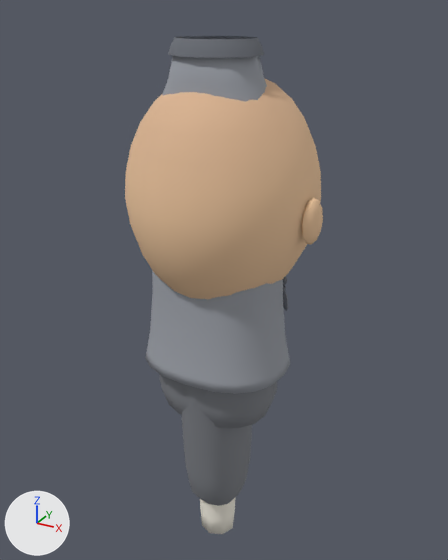
A saved change to the glTF model packages/client/assets/monk/monk.glb.
One viewpoint serves both versions: a camera (50 mm lens) standing at (0.431, -0.762, 0.433) and looking at (-0.011, 0.043, 0.03). The lights are fixed; the arrows at lower left show +X, +Y and +Z. The picture after the commit comes second. Vertices at exactly the same position are counted once.

Before the edit, the objects in view are built like this:
```python
me_head_mesh = bpy.data.meshes.new('head_mesh')
me_head_mesh.from_pydata(...)  # 362 vertices, 688 faces; spans x -0.156..0.156, y -0.129..0.174, z -0.025..0.355
me_head_mesh.materials.append(mat_monk_skin)
me_leg_mesh = bpy.data.meshes.new('leg_mesh')
me_leg_mesh.from_pydata(...)  # 91 vertices, 168 faces; spans x -0.041..0.041, y -0.041..0.041, z -0.44..-0.008
# faces by material slot: [112, 56]
me_leg_mesh.materials.append(mat_monk_sock)
me_leg_mesh.materials.append(mat_monk_skin)
me_torso_mesh = bpy.data.meshes.new('torso_mesh')
me_torso_mesh.from_pydata(...)  # 202 vertices, 400 faces; spans x -0.118..0.118, y -0.096..0.096, z -0.086..0.387
me_torso_mesh.materials.append(mat_monk_jacket)
me_trim_mesh = bpy.data.meshes.new('trim_mesh')
me_trim_mesh.from_pydata(...)  # 165 vertices, 240 faces; spans x -0.066..0.101, y -0.058..0.072, z -0.005..0.396
# faces by material slot: [224, 16]
me_trim_mesh.materials.append(mat_monk_seam)
me_trim_mesh.materials.append(mat_monk_cream)
me_trousers_mesh = bpy.data.meshes.new('trousers_mesh')
me_trousers_mesh.from_pydata(...)  # 97 vertices, 180 faces; spans x -0.054..0.054, y -0.085..0.085, z -0.366..0.012
me_trousers_mesh.materials.append(mat_monk_trousers)
ob_head = bpy.data.objects.new('head', me_head_mesh)
ob_head.location = (0.0, 0.0, 0.0)
ob_leg = bpy.data.objects.new('leg', me_leg_mesh)
ob_leg.location = (0.0, 0.0, 0.0)
ob_torso = bpy.data.objects.new('torso', me_torso_mesh)
ob_torso.location = (0.0, 0.0, 0.0)
ob_trim = bpy.data.objects.new('trim', me_trim_mesh)
ob_trim.location = (0.0, 0.0, 0.0)
ob_trousers = bpy.data.objects.new('trousers', me_trousers_mesh)
ob_trousers.location = (0.0, 0.0, 0.0)
# also in view: 'pelvis' at (0.0, 0.0, -0.079)
```
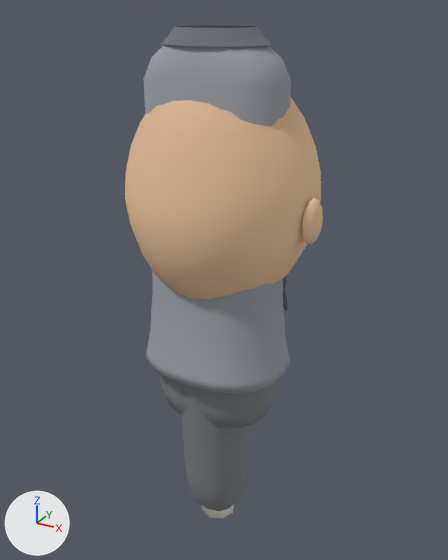
Location of each change, [x1, y1, x2, y2] in pixels of the pictures (448 x 560 px; the box of a moved part takes in the faces that stretch with it):
'torso', reshaped: before [145, 56, 291, 394]; after [143, 44, 291, 394]
'trousers', reshaped: before [182, 384, 252, 506]; after [182, 384, 252, 511]
'trim', reshaped: before [168, 36, 288, 311]; after [161, 26, 288, 311]
'leg', reshaped (mostly hidden afterwards): before [200, 497, 236, 534]; after [201, 504, 234, 519]
part 1 of me_leg_mesh, moved or reshaped: before [201, 510, 235, 534]; after [201, 504, 234, 519]
part 2 of me_leg_mesh, moved or reshaped (not visible afterwards): before [200, 497, 236, 521]
part 3 of me_torso_mesh, moved or reshaped: before [162, 56, 267, 102]; after [143, 44, 291, 126]
part 4 of me_trim_mesh, moved or reshaped: before [168, 36, 264, 58]; after [161, 26, 272, 47]
part 5 of me_trousers_mesh, moved or reshaped: before [186, 459, 250, 506]; after [185, 464, 250, 511]

The change, as a diff of the scene's bpy script:
```diff
--- a/packages/client/assets/monk/monk.glb.py
+++ b/packages/client/assets/monk/monk.glb.py
@@ me_leg_mesh @@
 # used by ob_leg; location = (0.0, 0.0, 0.0)
-me_leg_mesh.from_pydata(...)  # 91 vertices, 168 faces; spans x -0.041..0.041, y -0.041..0.041, z -0.44..-0.008
+me_leg_mesh.from_pydata(...)  # 91 vertices, 168 faces; spans x -0.041..0.041, y -0.041..0.041, z -0.403..-0.008
+# me_leg_mesh part 1: all 9 vertices in x -0.031..0.031, y -0.031..0.031, z -0.44 are moved by (0.0, 0.0, 0.037)
+# me_leg_mesh part 2: all 65 vertices in x -0.041..0.041, y -0.041..0.041, z -0.406..-0.186 are moved by (0.0, 0.0, 0.041)
 me_leg_mesh.materials.append(mat_monk_sock)
@@ me_torso_mesh @@
 # used by ob_torso; location = (0.0, 0.0, 0.0)
-me_torso_mesh.from_pydata(...)  # 202 vertices, 400 faces; spans x -0.118..0.118, y -0.096..0.096, z -0.086..0.387
+me_torso_mesh.from_pydata(...)  # 202 vertices, 400 faces; spans x -0.118..0.118, y -0.096..0.096, z -0.086..0.401
+# me_torso_mesh part 3: 81 of 202 vertices moved; they spanned x -0.101..0.101, y -0.066..0.066, z 0.252..0.387 and now span x -0.101..0.101, y -0.066..0.066, z 0.344..0.401; mean shift (0.0, 0.0, 0.054); largest move (0.101, 0.0, 0.252) -> (0.101, 0.0, 0.344)
 me_torso_mesh.materials.append(mat_monk_jacket)
@@ me_trim_mesh @@
 # used by ob_trim; location = (0.0, 0.0, 0.0)
-me_trim_mesh.from_pydata(...)  # 165 vertices, 240 faces; spans x -0.066..0.101, y -0.058..0.072, z -0.005..0.396
+me_trim_mesh.from_pydata(...)  # 165 vertices, 240 faces; spans x -0.077..0.101, y -0.062..0.071, z -0.005..0.41
+# me_trim_mesh part 4: 96 of 165 vertices moved; they spanned x -0.066..0.073, y -0.058..0.072, z 0.097..0.396 and now span x -0.077..0.077, y -0.062..0.071, z 0.098..0.41; mean shift (-0.001, 0.0, 0.027); largest move (0.008, 0.069, 0.252) -> (-0.022, 0.068, 0.345)
 me_trim_mesh.materials.append(mat_monk_seam)
@@ me_trousers_mesh @@
 # used by ob_trousers; location = (0.0, 0.0, 0.0)
-me_trousers_mesh.from_pydata(...)  # 97 vertices, 180 faces; spans x -0.054..0.054, y -0.085..0.085, z -0.366..0.012
+me_trousers_mesh.from_pydata(...)  # 97 vertices, 180 faces; spans x -0.054..0.054, y -0.085..0.085, z -0.378..0.012
+# me_trousers_mesh part 5: all 48 vertices in x -0.054..0.054, y -0.06..0.06, z -0.366..-0.296 are moved by (0.0, 0.0, -0.012)
+# other edits to the shape of me_trousers_mesh do not show in these pictures
 me_trousers_mesh.materials.append(mat_monk_trousers)
```
